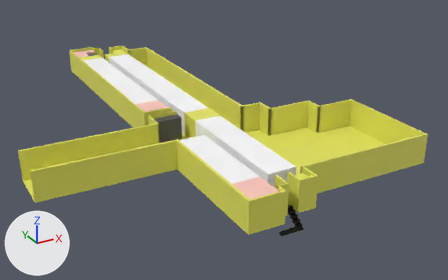
Before and after pictures for a commit that changed the glTF model data/map3DModel/building10/10_5.glb.
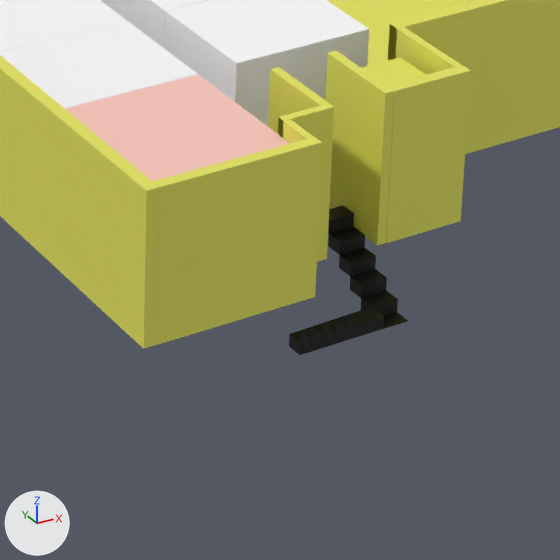
The first picture shows the older version from a camera (50 mm lens) standing at (-2.01, -4.27, 1.66) and looking at (-0.06, -0.71, -0.12). The close-ups show both versions on the part from 49% to 75% of the width and 57% to 100% of the height of that picture; other places that the commit changed are outside them. Arrows for +X, +Y and +Z are at lower left; the lights stay in place. Where no turn or scale is listed for an object, it has been applied to the vertices.

Objects in the first close-up: 'object', 'ゼミ105A', 'ゼミ105B', 'ゼミ105W', 'ゼミ105X', '男子トイレ_5_2', '階段_5_3'.
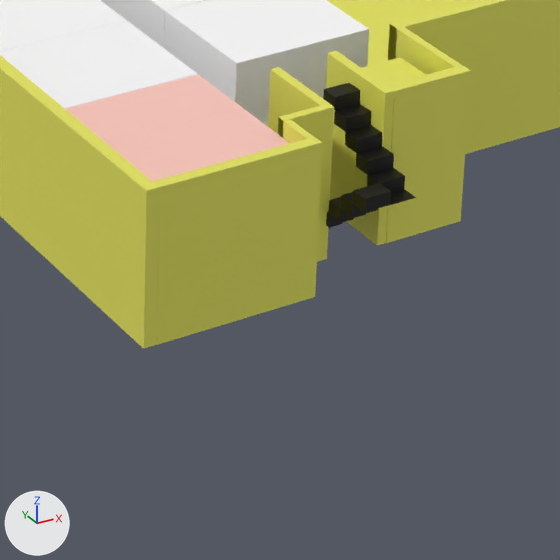
Where the newer file only moved an object's origin or applied its transform, the numbers keep the older frame.

Location of each change, [x1, y1, x2, y2] in pixels of the close-ups (560 x 560 px):
'階段_5_3', moved: before [289, 205, 408, 355]; after [323, 83, 416, 229]

The change, as a diff of the scene's bpy script:
```diff
--- a/data/map3DModel/building10/10_5.glb.py
+++ b/data/map3DModel/building10/10_5.glb.py
@@ ob_階段_5_3 @@
 ob_階段_5_3 = bpy.data.objects.new('階段_5_3', me_立方体_014)
-ob_階段_5_3.location = (-0.34, -1.968, -0.063)
+ob_階段_5_3.location = (-0.34, -1.968, 0.093)
```
